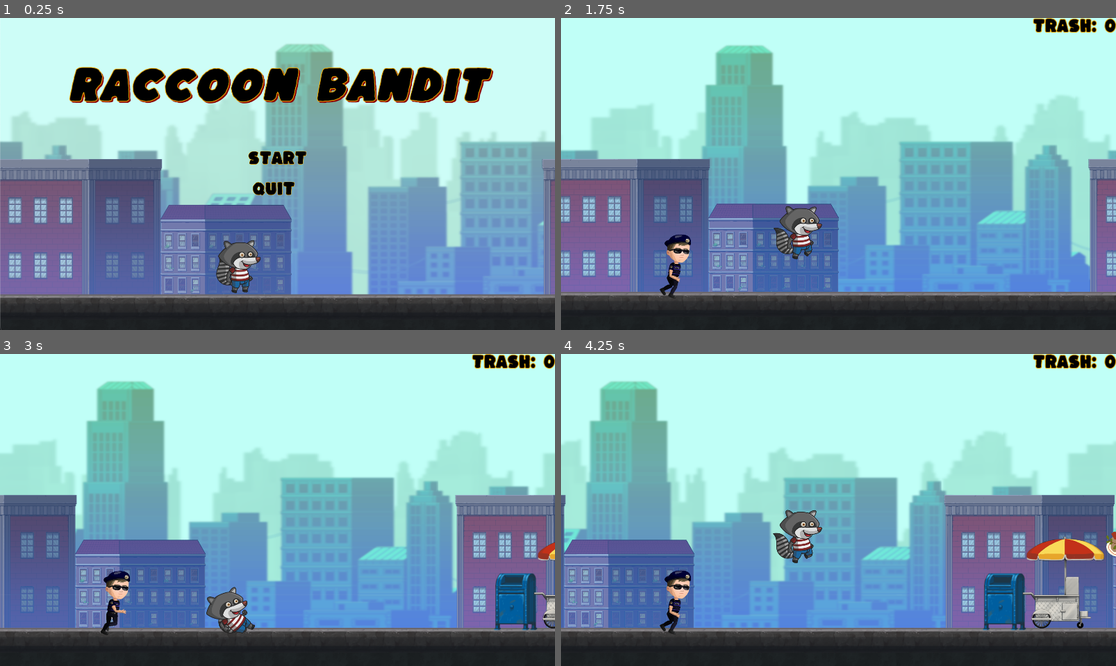
Above: before the commit, frames 1-4 (two rows, left to right).
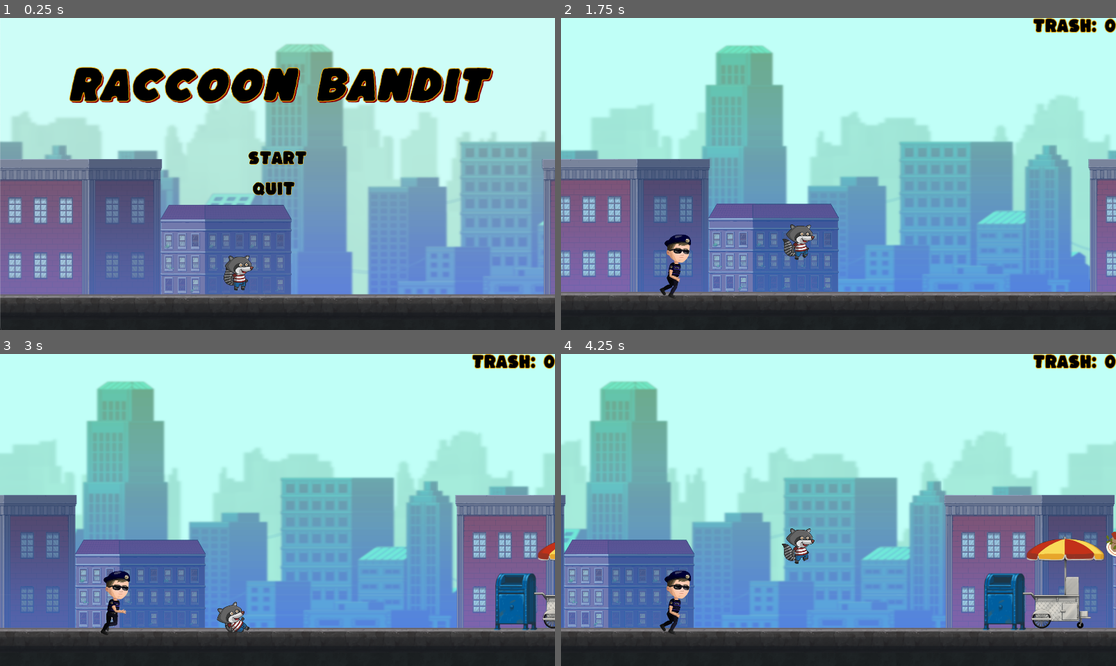
Above: after the commit, the same moments.

Repository: plagunas2/RaccoonBandit
Game: Godot game, scene res://Scenes/Menus/Mainmenu.tscn
Two runs of this game, one before a commit and one after it. Both use one fixed random seed, a clock stepped at 60 frames per second and the inputs below. The engine's default icon, where the game draws it, is replaced by a stand-in: a white triangle on a blue panel in a dark square.
Inputs:
- Up to frame 1 (0.25 s): no input
- Up to frame 2 (1.75 s): click "Start" at 0.5 s; tap W (jump) at 1.52 s
- Up to frame 3 (3 s): tap W (jump) at 2.27 s; hold Down (down) from 2.78 s (still down)
- Up to frame 4 (4.25 s): release Down (down) at 3.53 s; tap W (jump) at 3.77 s

The runs differ from the first frame. In frame 1, 0.8% of the frame differs, in the area x 38-47%, y 71-89%; in frame 2, 0.9%, in the area x 38-48%, y 60-78%; in frame 3, 0.7%; in frame 4, 0.9%.

Commit message:
working on nodes for chat detection

Diff:
--- a/RaccoonBandit_prototype1/Character/player.tscn
+++ b/RaccoonBandit_prototype1/Character/player.tscn
@@ -644,7 +644,6 @@
 height = 118.0
 
 [node name="Player" type="CharacterBody2D"]
-scale = Vector2(1.5, 1.5)
 script = ExtResource("1_5evjr")
 
 [node name="AnimatedSprite2D" type="AnimatedSprite2D" parent="."]
--- a/RaccoonBandit_prototype1/NPC/npc.gd
+++ b/RaccoonBandit_prototype1/NPC/npc.gd
@@ -23,26 +23,12 @@
 func reset_police_animation():
 	police_animated_sprite.play("run")
 
-#func _on_body_entered(body: PhysicsBody2D):
-	#if body.is_in_group("player"):
-		#print("NPC detected player, emitting signal.")
-		#body.emit_signal("caught_by_police")  # Emitting signal that the player script should catch.
-#
-#func _on_player_caught():
-	#character_state = CharacterState.CAUGHT
-	#reset_police_animation()
-	#print("Playing attacking animation.")
-	#police_animated_sprite.play("attack")
-
 func _on_body_entered(body: PhysicsBody2D):
 	if body.is_in_group("player"):
 		print("NPC detected player.")
 		#character_state = CharacterState.CAUGHT
 		police_animated_sprite.play("attack")
 		emit_signal("police_attack")
-		#var timer = get_tree().create_timer(3.0)
-		#await timer.timeout
-		#get_tree().change_scene_to_file("res://Scenes/game_over_screen.tscn")
 		_after_police_attack()
 
 func _after_police_attack():
@@ -64,10 +50,3 @@
 		#CharacterState.GAME_OVER:
 			## You can handle any additional logic for the game over state here
 			#pass
-
-## Signal handler for when the player is caught by the police
-#func _on_player_caught_by_police():
-	#character_state = CharacterState.CAUGHT
-	#reset_police_animation()
-	## Play "attack" animation for the police officer
-	#police_animated_sprite.play("attack")
--- a/RaccoonBandit_prototype1/NPC/npc.tscn
+++ b/RaccoonBandit_prototype1/NPC/npc.tscn
@@ -123,6 +123,9 @@
 [sub_resource type="CircleShape2D" id="CircleShape2D_v22ui"]
 radius = 17.4617
 
+[sub_resource type="CircleShape2D" id="CircleShape2D_gwbii"]
+radius = 43.6367
+
 [node name="npc" type="CharacterBody2D"]
 scale = Vector2(5.5, 5.5)
 script = ExtResource("1_pn30m")
@@ -143,3 +146,12 @@
 [node name="CollisionShape2D" type="CollisionShape2D" parent="Area2D"]
 position = Vector2(13.3333, 1.06667)
 shape = SubResource("CircleShape2D_v22ui")
+
+[node name="ChatDetectionArea" type="Area2D" parent="."]
+
+[node name="CollisionShape2D" type="CollisionShape2D" parent="ChatDetectionArea"]
+position = Vector2(47.4545, 2)
+shape = SubResource("CircleShape2D_gwbii")
+
+[node name="Timer" type="Timer" parent="."]
+autostart = true
Not shown: 1 places in RaccoonBandit_prototype1/NPC/npc.tscn that only renumber resources
